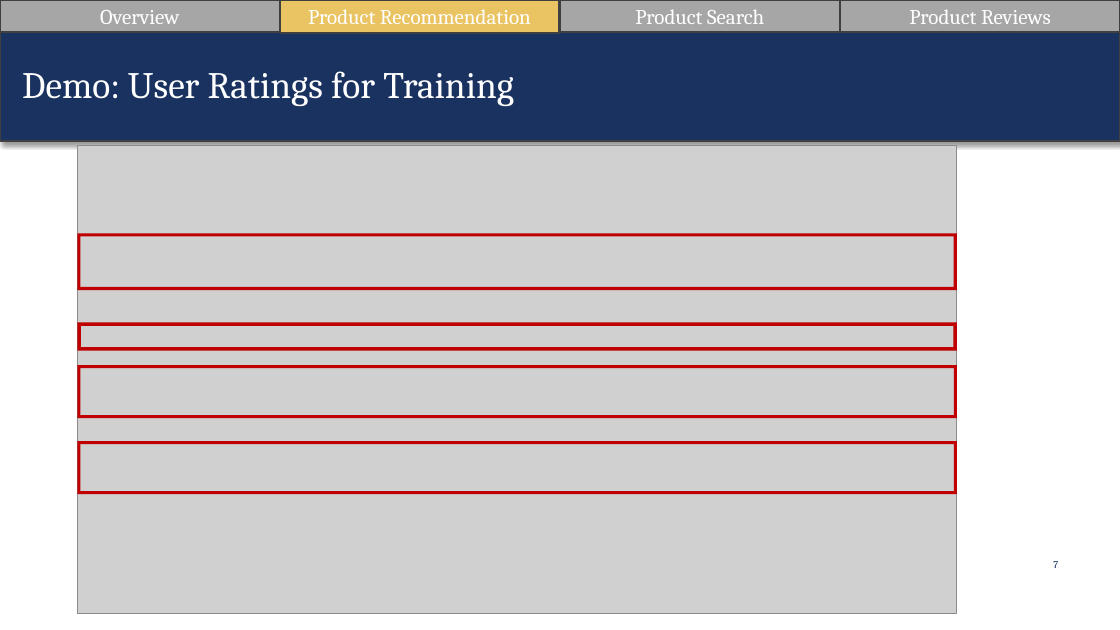
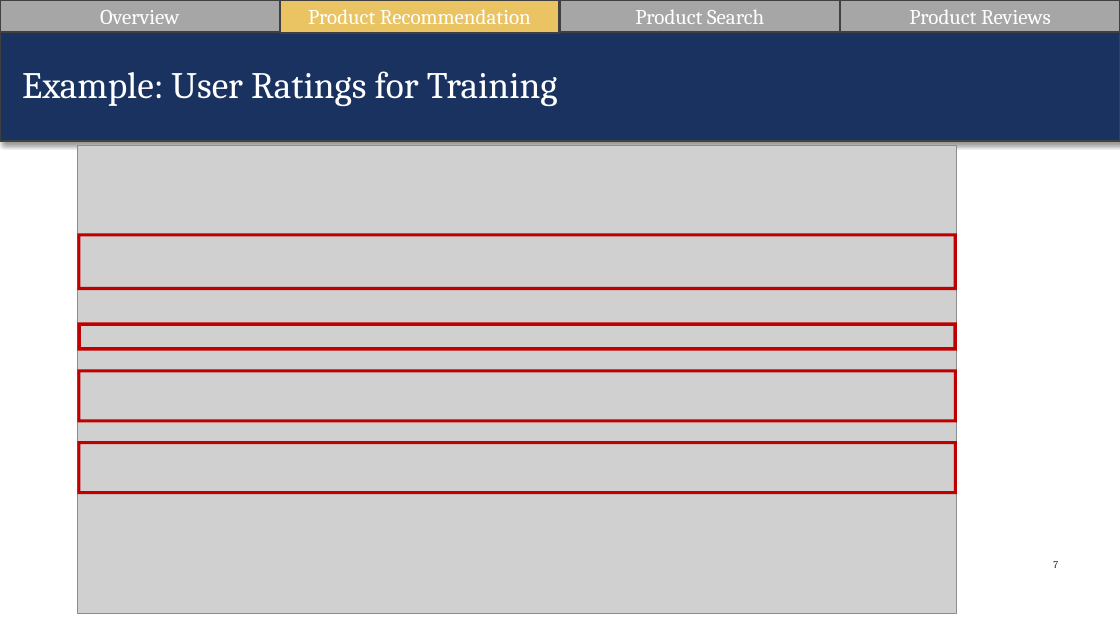
Before and after one commit to suesuyeonlim/final_project, a slide deck: slide 7 of Presentation.pptx. Drawn at 1120x630 pixels with LibreOffice and Linux fonts; fonts in the diff are those of the drawing; grey boxes stand for pictures. Boxes give left, top, right and bottom in pixels: in the first picture for what was removed or moved away, otherwise in the second. Text is boxed around its words. In the diff, an @@ line names an element or a change of style, - is before the commit and + after.

```diff
--- a/Presentation.pptx
+++ b/Presentation.pptx
@@ text at (22,71,558,106): text changed @@
-Demo: User Ratings for Training
+Example: User Ratings for Training
@@ frame: place and size @@
-frame at (77,365,957,418)
+frame at (77,370,957,423)
```
Also in this commit, not shown: 9 other slides changed, 1 other file.
